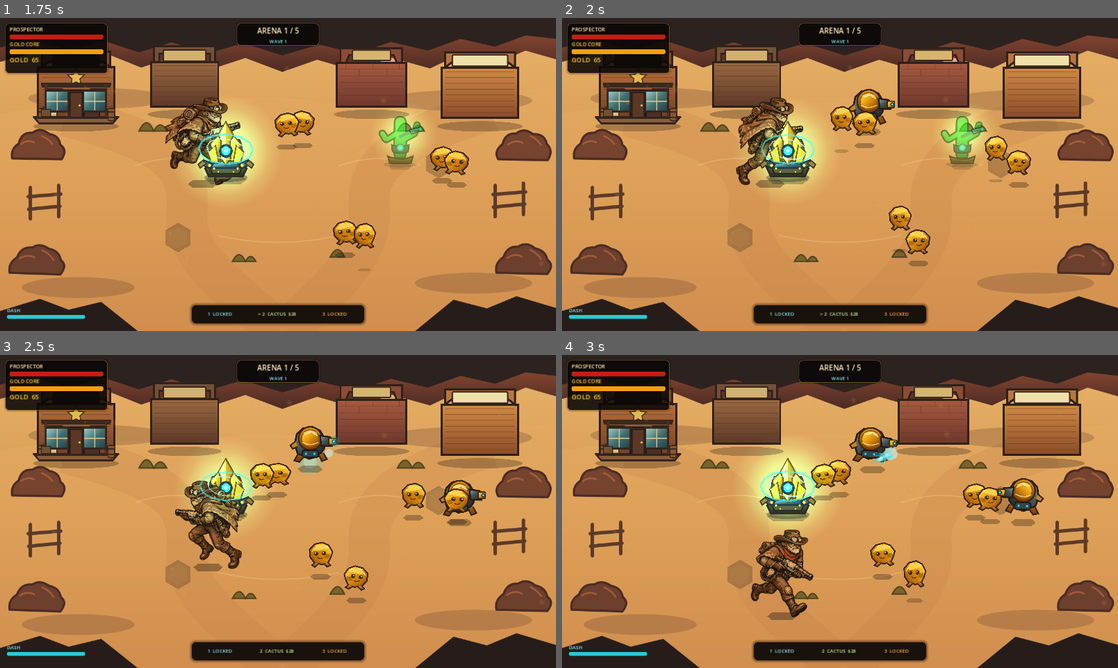
Above: before the commit, frames 1-4 (two rows, left to right).
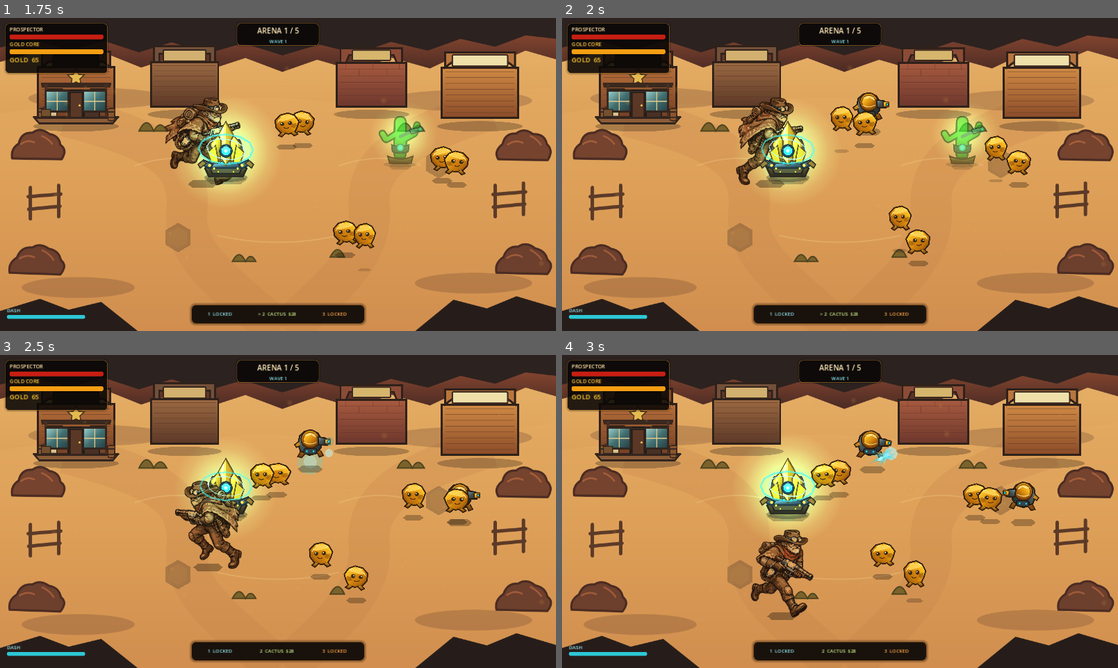
Above: after the commit, the same moments.

Repository: motomotoo1997-art/monster-quest
Game: Godot game, scene res://scenes/main/Main.tscn
Two runs of this game, one before a commit and one after it. Both use one fixed random seed, a clock stepped at 60 frames per second and the inputs below.
Inputs (mouse positions are in pixels of both pictures, inside the frame that each line leads up to):
- Up to frame 1 (1.75 s): click "START RUN" at 0.5 s; tap Enter at 1.25 s; move the mouse to (400, 158) at 1.27 s; hold D (move_right) from 1.28 s (still down); tap E (ability_e) at 1.35 s
- Up to frame 2 (2 s): keep holding D (move_right)
- Up to frame 3 (2.5 s): move the mouse to (166, 527) at 2.02 s; release D (move_right) at 2.03 s; hold S (move_down) from 2.03 s (still down); tap Q (ability_q) at 2.1 s
- Up to frame 4 (3 s): move the mouse to (895, 442) at 2.77 s; release S (move_down) at 2.78 s; hold D (move_right) from 2.78 s (still down); tap R (ability_r) at 2.85 s

Frame 1 is identical in both runs. In frame 2, 0.4% of the frame differs, in the area x 51-60%, y 22-35%; in frame 3, 0.8%; in frame 4, 1.0%, in the area x 51-87%, y 23-52%.

Commit message:
fix: preserve enemy combat composition scale

Diff:
--- a/gold-rush-roguelike/scenes/enemies/GoldCoinSentinel.tscn
+++ b/gold-rush-roguelike/scenes/enemies/GoldCoinSentinel.tscn
@@ -50,7 +50,7 @@
 position = Vector2(0,-46)
 sprite_frames = SubResource("SpriteFrames_enemy")
 animation = &"idle"
-scale = Vector2(0.46,0.46)
+scale = Vector2(0.36,0.36)
 [node name="Telegraph" type="Polygon2D" parent="."]
 visible = false
 polygon = PackedVector2Array(-34,0,-24,-24,0,-35,24,-24,34,0,24,24,0,35,-24,24)
